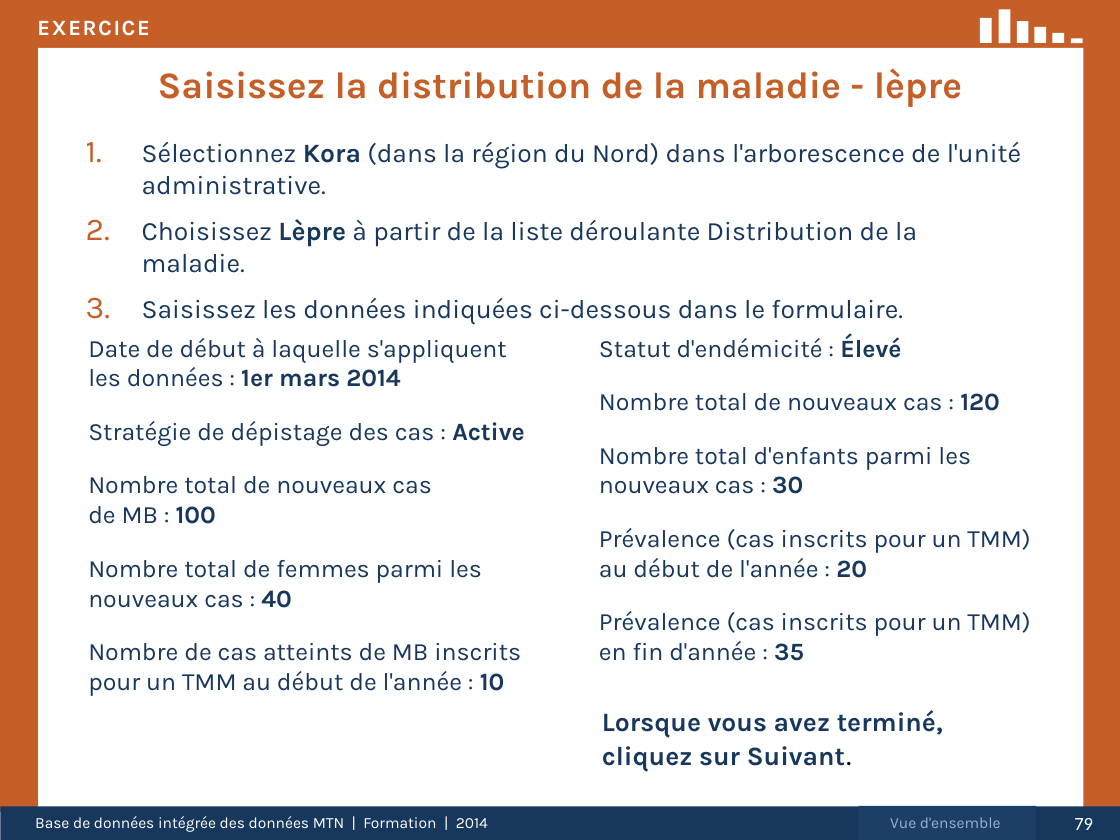
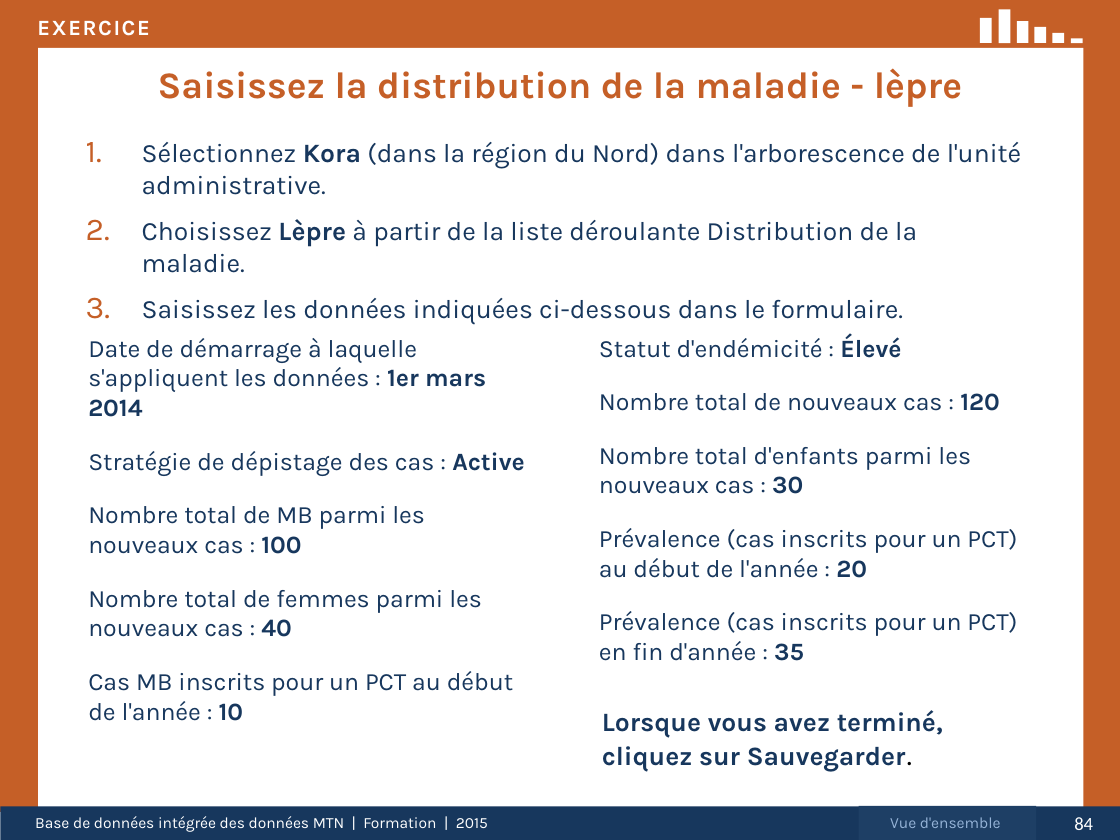
Before and after one commit to ericjohnolson/NadaNtd, a slide deck: slide 84 of Nada.UI/View/Help/TrainingPPT_080814_French.pptx (slide 79 before the commit). Drawn at 1120x840 pixels with LibreOffice and Linux fonts; fonts in the diff are those of the drawing. Boxes give left, top, right and bottom in pixels: in the first picture for what was removed or moved away, otherwise in the second. Text is boxed around its words. In the diff, an @@ line names an element or a change of style, - is before the commit and + after.

```diff
--- a/Nada.UI/View/Help/TrainingPPT_080814_French.pptx
+++ b/Nada.UI/View/Help/TrainingPPT_080814_French.pptx
@@ text at (x1=88, y1=338, x2=486, y2=417): text changed @@
-  Date de début à laquelle s'appliquent les données : 1er mars 2014
+  Date de démarrage à laquelle s'appliquent les données : 1er mars 2014
@@ text at (x1=88, y1=506, x2=425, y2=554): text changed @@
-  Nombre total de nouveaux cas
-  de MB : 100
+  Nombre total de MB parmi les nouveaux cas : 100
@@ text at (x1=599, y1=528, x2=1017, y2=661): text changed @@
-  Prévalence (cas inscrits pour un TMM) au début de l'année : 20
-  Prévalence (cas inscrits pour un TMM) en fin d'année : 35
+  Prévalence (cas inscrits pour un PCT) au début de l'année : 20
+  Prévalence (cas inscrits pour un PCT) en fin d'année : 35
@@ text at (x1=88, y1=671, x2=513, y2=721): text changed @@
-  Nombre de cas atteints de MB inscrits pour un TMM au début de l'année : 10
+  Cas MB inscrits pour un PCT au début de l'année : 10
@@ text at (x1=602, y1=710, x2=943, y2=771): text changed @@
-  Lorsque vous avez terminé, cliquez sur Suivant.
+  Lorsque vous avez terminé, cliquez sur Sauvegarder.
@@ text at (x1=35, y1=816, x2=488, y2=832): text changed @@
-Base de données intégrée des données MTN | Formation | 2014
+Base de données intégrée des données MTN | Formation | 2015
@@ page number at (x1=1074, y1=817, x2=1093, y2=830): text changed @@
-79
+84
```
Also in this commit, not shown: 116 other slides changed, 20 slides added, 3 slides removed, 1 other file.
